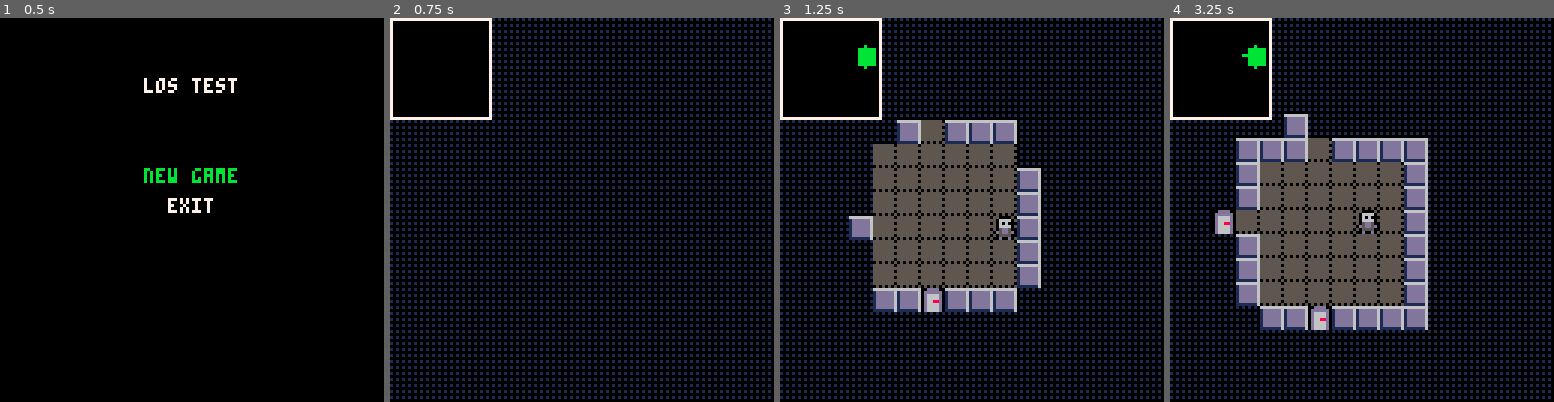
Above: before the commit, frames 1-4 (left to right).
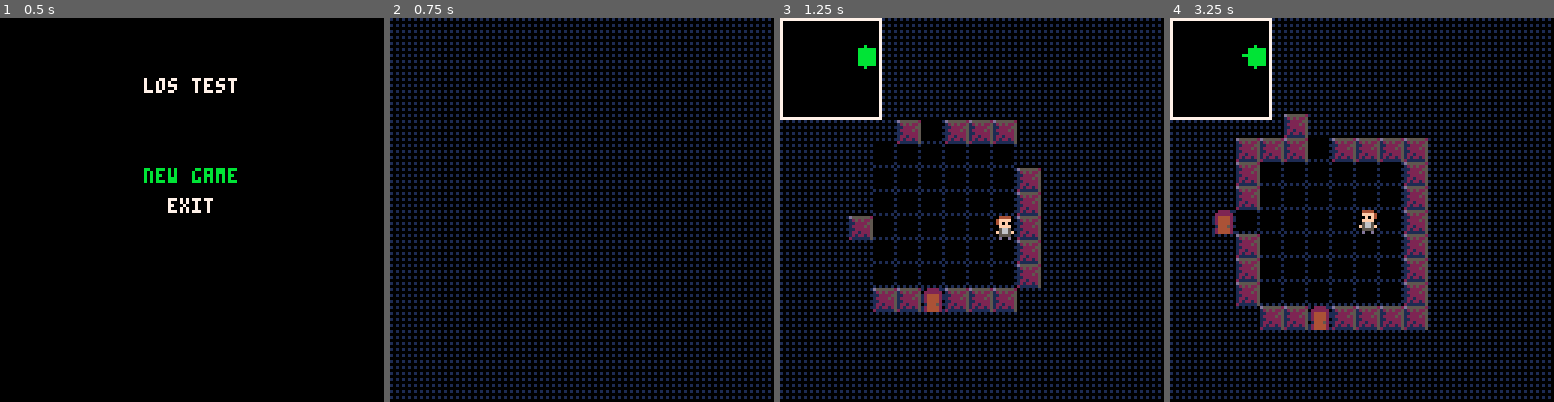
Above: after the commit, the same moments.

Repository: bancliffe/lostest
Game: PICO-8 cartridge lostest.p8
Two runs of this game, one before a commit and one after it. Both use one fixed random seed, a clock stepped at 60 frames per second and the inputs below.
Inputs:
- Up to frame 1 (0.5 s): tap X (X key) at 0.33 s
- Up to frame 2 (0.75 s): tap O (Z key) at 0.7 s
- Up to frame 3 (1.25 s): tap X (X key) at 1.07 s
- Up to frame 4 (3.25 s): hold Right 1.6-2.1 s; tap O (Z key) every 0.4 s from 1.7 to 2.9 s; tap X (X key) at 1.85, 2.97 s; hold Up 2.15-2.42 s; hold Right 2.47-3.03 s; hold Left from 3.08 s (still down)

Frame 1 is identical in both runs. In frame 2, 2.4% of the frame differs, in the area x 0-27%, y 0-27%; in frame 3, 19%; in frame 4, 23%, in the area x 10-68%, y 25-82%.

Commit message:
Enhance player movement and interaction; add minimap toggle functionality and update map drawing

Diff:
--- a/lostest.p8
+++ b/lostest.p8
@@ -10,22 +10,22 @@
 #include screens\screen_map.lua
 
 __gfx__
-00000000555555506666666600dddd0000dddd0000dddd00eeeeeeeeeeee0eeeeeee0eeeeeee0eeeeeeeeeee0000000000000000000000000000000000000000
-00000000555555551dddddd60dddddd00dddddd00dddddd0e000000eeee020eeeee010eeeee050eeeeeeeeee0000000000000000000000000000000000000000
-00700700555555501dddddd60d6666d00d6666d00deeeed00d5555d0ee02920eee01d10eee05350eee000eee0000000000000000000000000000000000000000
-00077000555555551dddddd60d6666d00d6666d00deeeed00d7878d0e029a920e01dcd10e053b350e07770ee0000000000000000000000000000000000000000
-00077000555555501dddddd60d6688d00d66bbd00deeeed00db737d0029a920e01dcd10e053b350ee06860ee0000000000000000000000000000000000000000
-00700700555555551dddddd60d6666d00d6666d00deeeed006666660e02920eee01d10eee05350eee0ddd0ee0000000000000000000000000000000000000000
-00000000555555501dddddd60d6666d00d6666d00deeeed005555550ee020eeeee010eeeee050eeeee000eee0000000000000000000000000000000000000000
-0000000005050505111111160d6666d00d6666d00deeeed005555550eee0eeeeeee0eeeeeee0eeeeeeeeeeee0000000000000000000000000000000000000000
-ee0000ee000000000000000000000000000000000000000000000000000000000000000000000000000000000000000000000000000000000000000000000000
-e066660e000000000000000000000000000000000000000000000000000000000000000000000000000000000000000000000000000000000000000000000000
-e060600e000000000000000000000000000000000000000000000000000000000000000000000000000000000000000000000000000000000000000000000000
-e066660e000000000000000000000000000000000000000000000000000000000000000000000000000000000000000000000000000000000000000000000000
-e05dd50e000000000000000000000000000000000000000000000000000000000000000000000000000000000000000000000000000000000000000000000000
-0d5dd5d0000000000000000000000000000000000000000000000000000000000000000000000000000000000000000000000000000000000000000000000000
-e055550e000000000000000000000000000000000000000000000000000000000000000000000000000000000000000000000000000000000000000000000000
-e0d00d0e000000000000000000000000000000000000000000000000000000000000000000000000000000000000000000000000000000000000000000000000
+0000000000000001d555555210222211112222010022221152555225eeee8eeeeeeeeeeeeeeeeeee000000000000000000000000000000000000000000000000
+00000000000000001252522502222220022222201222222025666665ee8ee88eeeeeeeeeeeeeeeee000000000000000000000000000000000000000000000000
+007007000000000111222255124444211255552002eeee2126e6e6e6ee88888ee000000ee000000e000000000000000000000000000000000000000000000000
+000770000000000012222525124444211255552102eeee2016e6e6e6e88888ee0444444004499440000000000000000000000000000000000000000000000000
+000770000000000111222225124444201255552012eeee2126d6d6d6e88888ee0449944004000040000000000000000000000000000000000000000000000000
+007007000000000012212225014445210255542112eeee2016e6e6e6e88e888e0000000000000000000000000000000000000000000000000000000000000000
+000000000000000112122125124444200155552112eeee2126d6d6d68eeee88e0444444004444440000000000000000000000000000000000000000000000000
+000000001010101021111115124444211255552002eeee2116e6e6e6eee8eeee0444444004444440000000000000000000000000000000000000000000000000
+e044440ee077770eee0000eee060060ee080080eeeeeeeee00000000000000000000000000000000000000000000000000000000000000000000000000000000
+04ffff0ee078780ee033330ee066660ee088880eee0ee0ee00000000000000000000000000000000000000000000000000000000000000000000000000000000
+04f0f00ee077770ee038380ee068680ee080800ee0b00b0e00000000000000000000000000000000000000000000000000000000000000000000000000000000
+e0ffff0eee0000eee033330ee066660ee088880ee0bbbb0e00000000000000000000000000000000000000000000000000000000000000000000000000000000
+e056650ee0077700e053030ee056660ee028080ee0b0b00e00000000000000000000000000000000000000000000000000000000000000000000000000000000
+0f5665f007007007035555300655556008222280e0bbbb0e00000000000000000000000000000000000000000000000000000000000000000000000000000000
+e055550ee00700e0e055550ee055550ee022220e0b3333b000000000000000000000000000000000000000000000000000000000000000000000000000000000
+e0d00d0eee07070ee030030ee0d00d0ee050050ee030030e00000000000000000000000000000000000000000000000000000000000000000000000000000000
 00000000000000000000000000000000000000000000000000000000000000000000000000000000000000000000000000000000000000000000000000000000
 00000000000000000000000000000000000000000000000000000000000000000000000000000000000000000000000000000000000000000000000000000000
 00000000000000000000000000000000000000000000000000000000000000000000000000000000000000000000000000000000000000000000000000000000
--- a/player.lua
+++ b/player.lua
@@ -1,34 +1,38 @@
 function generate_character(x,y)
     player={
-    x=x or 0,
-    y=y or 0,
-    sprite_id=16,
-    vision_range=6,
-    update=function()
-        local dx,dy=0,0
-        if btnp(⬆️) then dy -= 1 end
-        if btnp(⬇️) then dy += 1 end
-        if btnp(⬅️) then dx -= 1 end
-        if btnp(➡️) then dx += 1 end
-        -- check for interactable objects before moving
-        local tile = test_map[player.x+dx] and test_map[player.x+dx][player.y+dy]
-        if tile then
-            if tile.object then
-                if tile.object.name=="door" and tile.object.state=="open" then
+        x=x or 0,
+        y=y or 0,
+        sprite_id=16,
+        vision_range=6,
+        flipped=false,
+        update=function()
+            local dx,dy=0,0
+            if btnp(⬆️) then dy -= 1 end
+            if btnp(⬇️) then dy += 1 end
+            if btnp(⬅️) then dx -= 1 player.flipped=true end
+            if btnp(➡️) then dx += 1 player.flipped=false end
+            -- check for interactable objects before moving
+            local tile = test_map[player.x+dx] and test_map[player.x+dx][player.y+dy]
+            if tile then
+                if tile.object then
+                    if tile.object.name=="door" and tile.object.state=="open" then
+                        player.x = mid(0,map_width-1,player.x + dx)
+                        player.y = mid(0,map_height-1,player.y + dy)
+                    elseif tile.object.name=="door" and tile.object.state=="closed" then
+                        tile.object.interact(tile)
+                    end
+                elseif test_map[player.x+dx] and test_map[player.x+dx][player.y+dy] and test_map[player.x+dx][player.y+dy].walkable then
                     player.x = mid(0,map_width-1,player.x + dx)
                     player.y = mid(0,map_height-1,player.y + dy)
-                elseif tile.object.name=="door" and tile.object.state=="closed" then
-                    tile.object.interact(tile)
                 end
-            elseif test_map[player.x+dx] and test_map[player.x+dx][player.y+dy] and test_map[player.x+dx][player.y+dy].walkable then
-                player.x = mid(0,map_width-1,player.x + dx)
-                player.y = mid(0,map_height-1,player.y + dy)
             end
+            if btnp(❎) then
+                show_minimap = not show_minimap
+            end
+        end,
+        draw=function()
+            spr(player.sprite_id,player.x*8,player.y*8,1,1, player.flipped, false)
         end
-    end,
-    draw=function()
-        spr(player.sprite_id,player.x*8,player.y*8)
-    end
     }
     return player
 end
--- a/screens/screen_map.lua
+++ b/screens/screen_map.lua
@@ -5,6 +5,7 @@
     local empty_tile = find_empty_tile(test_map)
     player=generate_character(empty_tile.x, empty_tile.y)
     minimap = generate_minimap(test_map)
+    show_minimap = false
 
     camera_x = 0
     camera_y = 0
@@ -23,7 +24,7 @@
 end
 
 function draw_map()
-    cls(0)
+    cls(1)
     fillp(0x5f5f)
     rectfill(0,0,128,128,1)
     fillp()
@@ -52,7 +53,9 @@
 function draw_ui()
     camera()
     --print("x:"..player.x.." y:"..player.y,2,2,7)
-    draw_minimap(1,1)
+    if show_minimap then
+        draw_minimap(1,1)
+    end
 end
 
 function draw_minimap(x, y)
